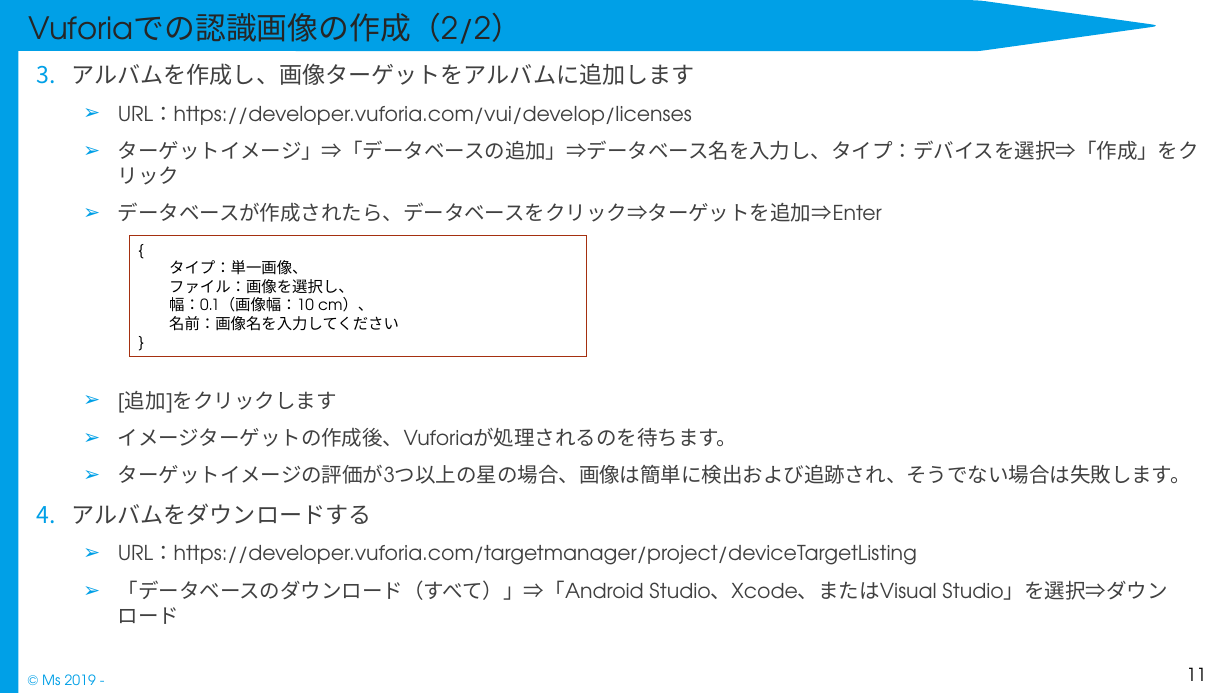
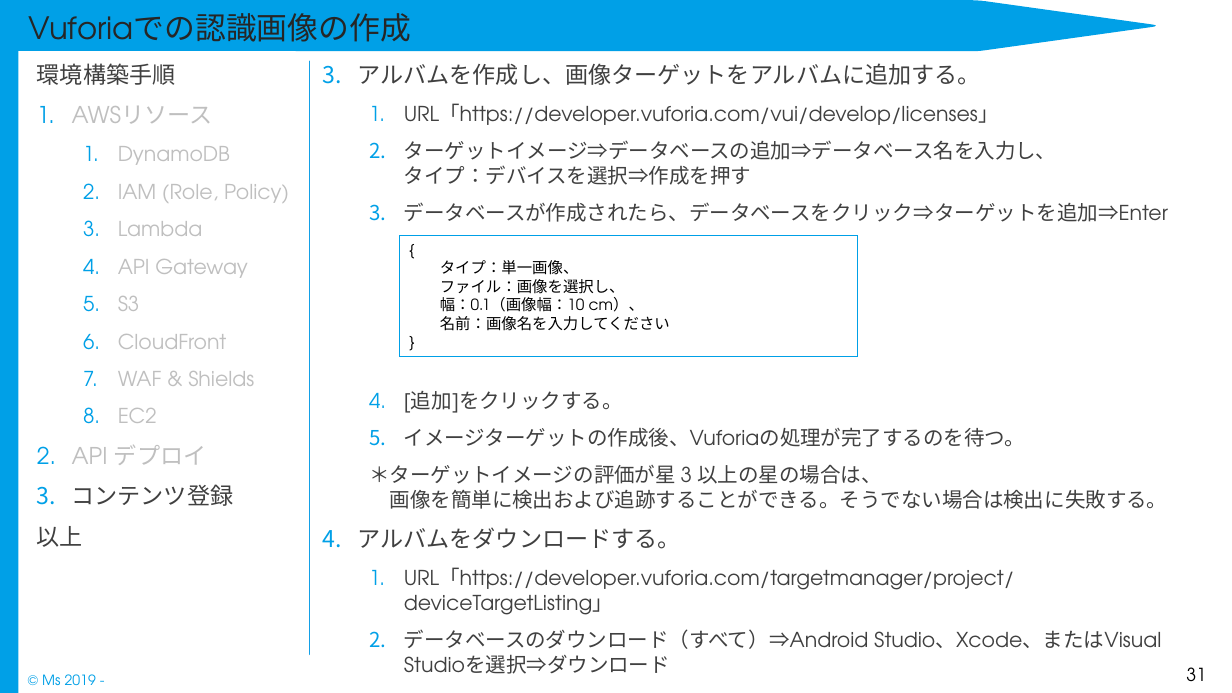
Before and after one commit to Rie-Ishimura/https-github.com-uetomae-msar_Documents_1, a slide deck: slide 31 of 04.環境構築/インフラ/msar_環境構築手順書.pptx (slide 11 before the commit). Drawn at 1232x693 pixels with LibreOffice and Linux fonts; fonts in the diff are those of the drawing. Boxes give left, top, right and bottom in pixels: in the first picture for what was removed or moved away, otherwise in the second. Text is boxed around its words. In the diff, an @@ line names an element or a change of style, - is before the commit and + after.

Commit message:
卒ARu コンテンツ管理画面(Web) 開発

```diff
--- a/04.環境構築/インフラ/msar_環境構築手順書.pptx
+++ b/04.環境構築/インフラ/msar_環境構築手順書.pptx
@@ title at (29, 13, 411, 54): text changed @@
-Vuforiaでの認識画像の作成（2/2）
+Vuforiaでの認識画像の作成
@@ text "アルバムを作成し、画像ターゲットをアルバムに追加する。": place and size @@
-text "アルバムを作成し、画像ターゲットをアルバムに追加する。" at (72, 63, 1199, 624)
+text "アルバムを作成し、画像ターゲットをアルバムに追加する。" at (358, 63, 1168, 649)
@@ text added at (37, 63, 289, 547), 16 pt, text #BFBFBF @@
+環境構築手順
+1. AWSリソース
+  1. DynamoDB
+  2. IAM (Role, Policy)
+  3. Lambda
+  4. API Gateway
+  5. S3
+  6. CloudFront
+  7. WAF & Shields
+  8. EC2
+2. API デプロイ
+3. コンテンツ登録
+以上
@@ line added from (310, 61) to (310, 654), #13A0E7 1.25 pt @@
@@ text at (358, 63, 1057, 185): text changed @@
-3. アルバムを作成し、画像ターゲットをアルバムに追加します
-  ➢ URL：https://developer.vuforia.com/vui/develop/licenses
-  ➢ ターゲットイメージ」⇒「データベースの追加」⇒データベース名を入力し、タイプ：デバイスを選択⇒「作成」をクリック
+3. アルバムを作成し、画像ターゲットをアルバムに追加する。
+  1. URL「https://developer.vuforia.com/vui/develop/licenses」
+  2. ターゲットイメージ⇒データベースの追加⇒データベース名を入力し、
+     タイプ：デバイスを選択⇒作成を押す
@@ text at (404, 202, 1168, 222): bullet ➢ to 1. @@
@@ rectangle "{": place and size @@
-rectangle "{" at (129, 236, 587, 357)
+rectangle "{" at (400, 236, 858, 357)
@@ rectangle "{" at (400, 236, 858, 357): outline #A53010 0.75 pt to #00A0E7 0.75 pt @@
@@ text at (358, 391, 1168, 649): text changed @@
-  ➢ [追加]をクリックします
-  ➢ イメージターゲットの作成後、Vuforiaが処理されるのを待ちます。
-  ➢ ターゲットイメージの評価が3つ以上の星の場合、画像は簡単に検出および追跡され、そうでない場合は失敗します。
-4. アルバムをダウンロードする
-  ➢ URL：https://developer.vuforia.com/targetmanager/project/deviceTargetListing
-  ➢ 「データベースのダウンロード（すべて）」⇒「Android Studio、Xcode、またはVisual Studio」を選択⇒ダウンロード
+  4. [追加]をクリックする。
+  5. イメージターゲットの作成後、Vuforiaの処理が完了するのを待つ。
+  ＊ターゲットイメージの評価が星 3 以上の星の場合は、
+  画像を簡単に検出および追跡することができる。そうでない場合は検出に失敗する。
+4. アルバムをダウンロードする。
+  1. URL「https://developer.vuforia.com/targetmanager/project/deviceTargetListing」
+  2. データベースのダウンロード（すべて）⇒Android Studio、Xcode、またはVisual Studioを選択⇒ダウンロード
@@ page number at (1186, 667, 1206, 681): text changed @@
-11
+31
```
Also in this commit, not shown: 10 other slides changed, 30 slides added, 9 other files.
